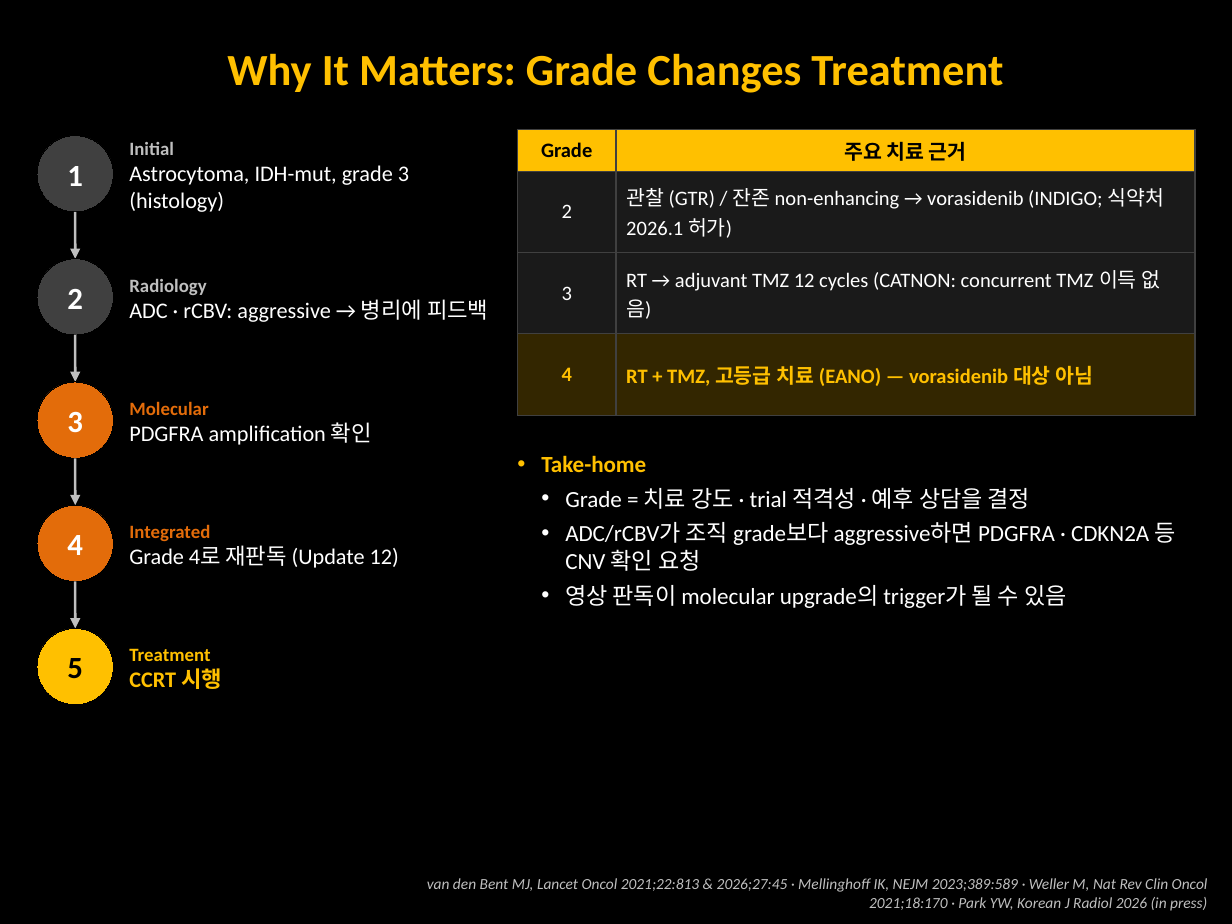
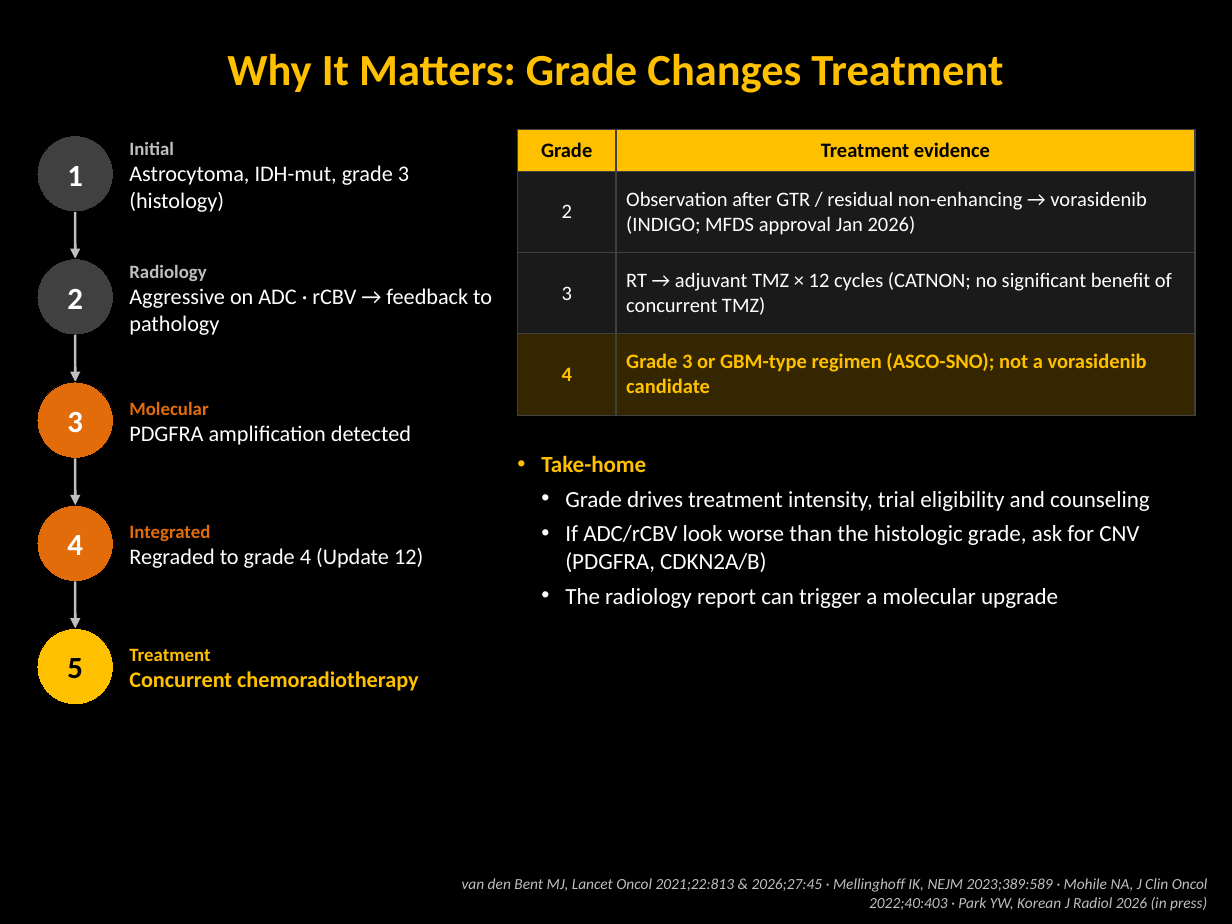
Before and after one commit to KSY-radiology/test-repro, a slide deck: slide 5 of deck/cIMPACT-NOW_update12_disease_review.pptx. Drawn at 1232x924 pixels with LibreOffice and Linux fonts; fonts in the diff are those of the drawing. Boxes give left, top, right and bottom in pixels: in the first picture for what was removed or moved away, otherwise in the second. Text is boxed around its words. In the diff, an @@ line names an element or a change of style, - is before the commit and + after.

```diff
--- a/deck/cIMPACT-NOW_update12_disease_review.pptx
+++ b/deck/cIMPACT-NOW_update12_disease_review.pptx
@@ table at (517, 129, 1195, 397) @@
-row 1, column 2: 주요 치료 근거
+row 1, column 2: Treatment evidence
-row 2, column 2: 관찰 (GTR) / 잔존 non-enhancing → vorasidenib (INDIGO; 식약처 2026.1 허가)
+row 2, column 2: Observation after GTR / residual non-enhancing → vorasidenib (INDIGO; MFDS approval Jan 2026)
-row 3, column 2: RT → adjuvant TMZ 12 cycles (CATNON: concurrent TMZ 이득 없음)
+row 3, column 2: RT → adjuvant TMZ × 12 cycles (CATNON; no significant benefit of concurrent TMZ)
-row 4, column 2: RT + TMZ, 고등급 치료 (EANO) — vorasidenib 대상 아님
+row 4, column 2: Grade 3 or GBM-type regimen (ASCO-SNO); not a vorasidenib candidate
@@ text at (129, 288, 492, 335): text changed @@
-ADC · rCBV: aggressive → 병리에 피드백
+Aggressive on ADC · rCBV → feedback to pathology
@@ text at (129, 425, 411, 445): text changed @@
-PDGFRA amplification 확인
+PDGFRA amplification detected
@@ text at (565, 491, 1150, 608): text changed @@
-  • Grade = 치료 강도 · trial 적격성 · 예후 상담을 결정
-  • ADC/rCBV가 조직 grade보다 aggressive하면 PDGFRA · CDKN2A 등 CNV 확인 요청
-  • 영상 판독이 molecular upgrade의 trigger가 될 수 있음
+  • Grade drives treatment intensity, trial eligibility and counseling
+  • If ADC/rCBV look worse than the histologic grade, ask for CNV (PDGFRA, CDKN2A/B)
+  • The radiology report can trigger a molecular upgrade
@@ text at (129, 548, 423, 568): text changed @@
-Grade 4로 재판독 (Update 12)
+Regraded to grade 4 (Update 12)
@@ text at (129, 671, 418, 691): text changed @@
-CCRT 시행
+Concurrent chemoradiotherapy
@@ text at (462, 878, 1208, 911): text changed @@
-van den Bent MJ, Lancet Oncol 2021;22:813 & 2026;27:45 · Mellinghoff IK, NEJM 2023;389:589 · Weller M, Nat Rev Clin Oncol 2021;18:170 · Park YW, Korean J Radiol 2026 (in press)
+van den Bent MJ, Lancet Oncol 2021;22:813 & 2026;27:45 · Mellinghoff IK, NEJM 2023;389:589 · Mohile NA, J Clin Oncol 2022;40:403 · Park YW, Korean J Radiol 2026 (in press)
```
Also in this commit, not shown: 4 other slides changed, 3 other files.
